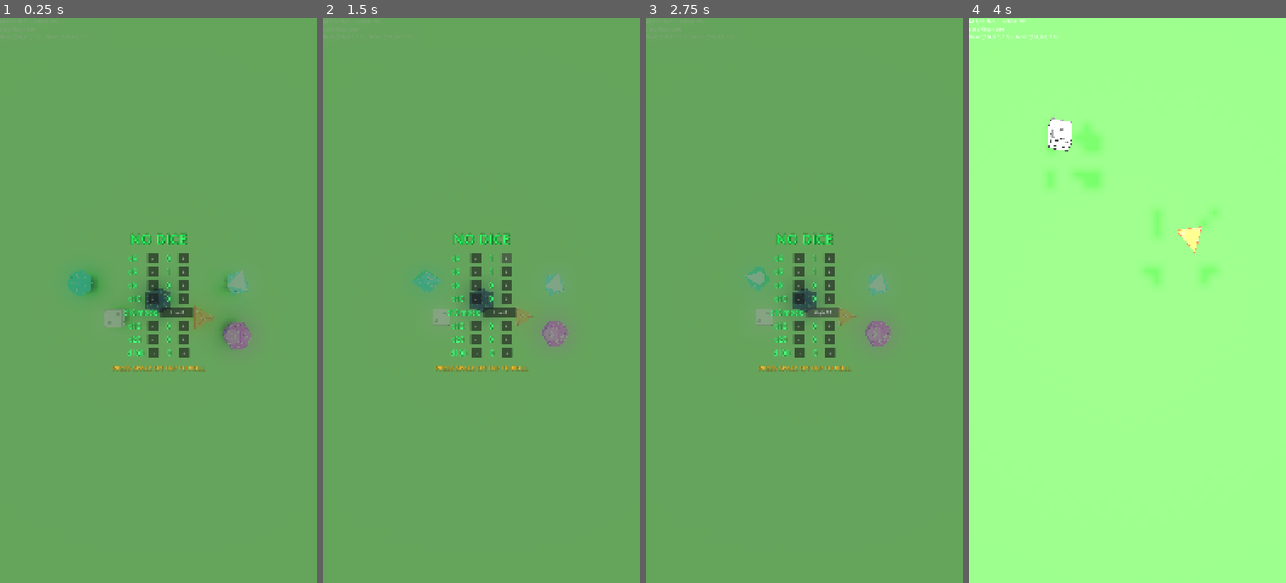
Above: before the commit, frames 1-4 (left to right).
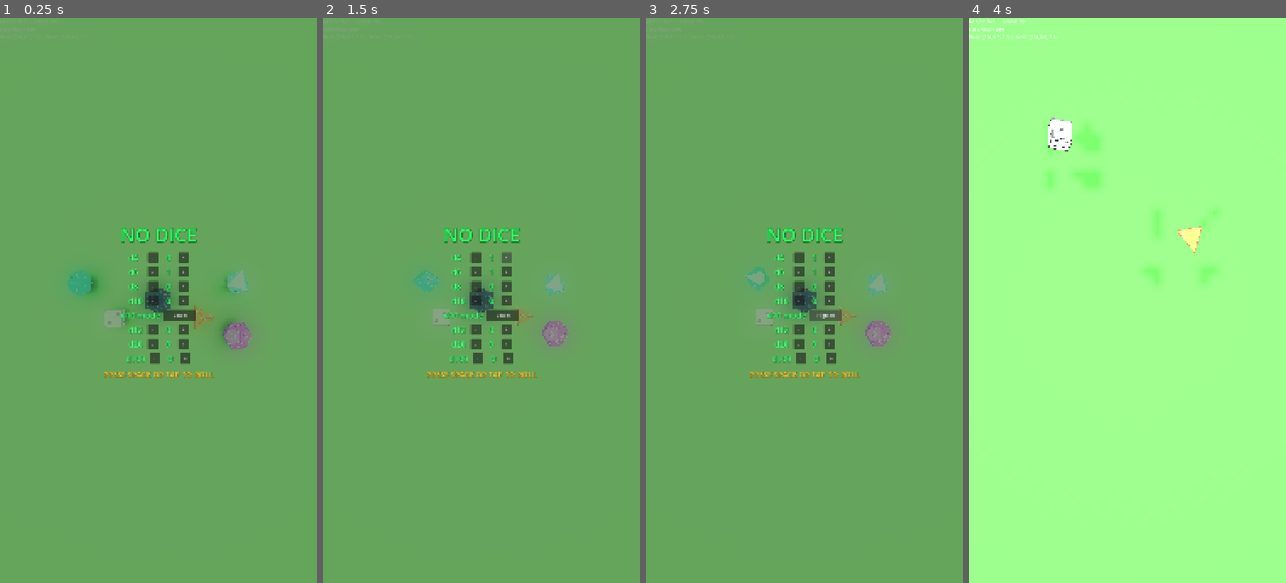
Above: after the commit, the same moments.

Repository: MatthieuLJ/no_dice
Game: Godot game, scene res://die.tscn
Same seed, same stepped clock (60 frames per second), same inputs: the game is played once before the commit and once after it.
Inputs (mouse positions are in pixels of both pictures, inside the frame that each line leads up to):
- Up to frame 1 (0.25 s): no input
- Up to frame 2 (1.5 s): click "-" at 0.5 s; click "+" at 1.25 s
- Up to frame 3 (2.75 s): click "Low 0" at 2 s
- Up to frame 4 (4 s): click "High 10" at 2.75 s; tap Space at 3.5, 3.77 s; move the mouse to (1197, 272) at 3.52 s; hold Right (ui_right) from 3.53 s (still down); tap Enter at 3.6 s; click (1197, 272) at 3.67 s

The runs differ from the first frame. In frame 1, 2.0% of the frame differs, in the area x 32-68%, y 37-64%; in frame 2, 2.1%; in frame 3, 2.1%; in frame 4, nothing differs.

Commit message:
Enlarge main menu and result screen UI and update histogram to transparent bg with gray bars

Diff:
--- a/histogram_drawer.gd
+++ b/histogram_drawer.gd
@@ -15,10 +15,9 @@
 	if rect_size.x <= 0 or rect_size.y <= 0:
 		return
 
-	# Draw background panel
+	# Draw background panel (transparent)
 	var bg_rect = Rect2(Vector2.ZERO, rect_size)
-	draw_rect(bg_rect, Color(0.02, 0.08, 0.04, 0.75), true)
-	draw_rect(bg_rect, Color(0.1, 0.4, 0.2, 0.6), false, 2.0)
+	draw_rect(bg_rect, Color(0.4, 0.4, 0.45, 0.25), false, 1.5)
 
 	if is_broken:
 		var font = get_theme_default_font()
@@ -60,7 +59,7 @@
 	for i in range(1, 4):
 		var ratio = float(i) / 4.0
 		var y_pos = padding_top + chart_h * (1.0 - ratio)
-		draw_line(Vector2(padding_left, y_pos), Vector2(rect_size.x - padding_right, y_pos), Color(0.2, 0.4, 0.3, 0.25), 1.0)
+		draw_line(Vector2(padding_left, y_pos), Vector2(rect_size.x - padding_right, y_pos), Color(0.6, 0.6, 0.65, 0.2), 1.0)
 
 	# Draw Bars
 	for i in range(num_bars):
@@ -88,9 +87,9 @@
 				var pct_str = "%.1f%%" % (prob * 100.0)
 				draw_string(font, Vector2(x_pos - 10, max(18.0, y_pos - 6.0)), pct_str, HORIZONTAL_ALIGNMENT_CENTER, int(bar_w + 20), 13, Color(1.0, 0.9, 0.3))
 		else:
-			# Dark forest cyan/emerald for non-rolled bars
-			draw_rect(bar_rect, Color(0.1, 0.55, 0.35, 0.75), true)
-			draw_rect(bar_rect, Color(0.2, 0.75, 0.45, 0.5), false, 1.0)
+			# Medium slate gray for non-rolled bars
+			draw_rect(bar_rect, Color(0.55, 0.55, 0.6, 0.7), true)
+			draw_rect(bar_rect, Color(0.75, 0.75, 0.8, 0.5), false, 1.0)
 
 		# X-axis label for min_sum, max_sum, target_sum, and step ticks
 		var show_label: bool = false
@@ -100,6 +99,6 @@
 			show_label = (s == min_sum or s == max_sum or s == target_sum or (s % 5 == 0))
 
 		if show_label and font:
-			var label_col = Color(1.0, 0.85, 0.2) if is_highlight else Color(0.6, 0.9, 0.7, 0.8)
+			var label_col = Color(1.0, 0.85, 0.2) if is_highlight else Color(0.8, 0.8, 0.85, 0.9)
 			var lbl_y = rect_size.y - padding_bottom + 18.0
 			draw_string(font, Vector2(x_pos - 8, lbl_y), str(s), HORIZONTAL_ALIGNMENT_CENTER, int(bar_w + 16), 12, label_col)
--- a/result_screen.tscn
+++ b/result_screen.tscn
@@ -18,13 +18,13 @@
 border_width_bottom = 0
 
 [sub_resource type="LabelSettings" id="LabelSettings_title"]
-font_size = 48
+font_size = 56
 font_color = Color(0.2, 1, 0.4, 1)
 shadow_size = 8
 shadow_color = Color(0, 0.4, 0.1, 0.8)
 
 [sub_resource type="LabelSettings" id="LabelSettings_stats"]
-font_size = 22
+font_size = 26
 font_color = Color(0.3, 1, 0.5, 1)
 shadow_size = 4
 shadow_color = Color(0, 0.4, 0.1, 0.8)
@@ -49,7 +49,7 @@
 grow_vertical = 2
 
 [node name="PanelContainer" type="PanelContainer" parent="CenterContainer"]
-custom_minimum_size = Vector2(500, 420)
+custom_minimum_size = Vector2(640, 520)
 layout_mode = 2
 theme_override_styles/panel = SubResource("StyleBoxFlat_glass")
 
@@ -71,7 +71,7 @@
 horizontal_alignment = 1
 
 [node name="HistogramContainer" type="MarginContainer" parent="CenterContainer/PanelContainer/VBox"]
-custom_minimum_size = Vector2(460, 230)
+custom_minimum_size = Vector2(580, 300)
 layout_mode = 2
 theme_override_constants/margin_left = 10
 theme_override_constants/margin_top = 5
@@ -88,11 +88,13 @@
 alignment = 1
 
 [node name="RollAgainButton" type="Button" parent="CenterContainer/PanelContainer/VBox/ButtonRow"]
-custom_minimum_size = Vector2(170, 46)
+custom_minimum_size = Vector2(210, 54)
 layout_mode = 2
+theme_override_font_sizes/font_size = 22
 text = "Roll Again"
 
 [node name="MainMenuButton" type="Button" parent="CenterContainer/PanelContainer/VBox/ButtonRow"]
-custom_minimum_size = Vector2(170, 46)
+custom_minimum_size = Vector2(210, 54)
 layout_mode = 2
+theme_override_font_sizes/font_size = 22
 text = "Main Menu"
--- a/start_menu.tscn
+++ b/start_menu.tscn
@@ -9,22 +9,22 @@
 shader_parameter/mix_color = Color(0.02, 0.05, 0.03, 0.5)
 
 [sub_resource type="LabelSettings" id="LabelSettings_title"]
-font_size = 48
-font_color = Color(0.2, 1.0, 0.4, 1)
+font_size = 64
+font_color = Color(0.2, 1, 0.4, 1)
 shadow_size = 8
-shadow_color = Color(0.0, 0.4, 0.1, 0.8)
+shadow_color = Color(0, 0.4, 0.1, 0.8)
 
 [sub_resource type="LabelSettings" id="LabelSettings_config"]
-font_size = 24
-font_color = Color(0.3, 1.0, 0.5, 1)
+font_size = 28
+font_color = Color(0.3, 1, 0.5, 1)
 shadow_size = 4
-shadow_color = Color(0.0, 0.4, 0.1, 0.8)
+shadow_color = Color(0, 0.4, 0.1, 0.8)
 
 [sub_resource type="LabelSettings" id="LabelSettings_blink"]
-font_size = 22
-font_color = Color(1.0, 0.8, 0.2, 1)
+font_size = 26
+font_color = Color(1, 0.8, 0.2, 1)
 shadow_size = 4
-shadow_color = Color(0.5, 0.3, 0.0, 0.8)
+shadow_color = Color(0.5, 0.3, 0, 0.8)
 
 [node name="StartMenu" type="CanvasLayer"]
 layer = 100
@@ -53,10 +53,10 @@
 anchor_top = 0.5
 anchor_right = 0.5
 anchor_bottom = 0.5
-offset_left = -250.0
-offset_top = -220.0
-offset_right = 250.0
-offset_bottom = 220.0
+offset_left = -300.0
+offset_top = -280.0
+offset_right = 300.0
+offset_bottom = 280.0
 grow_horizontal = 2
 grow_vertical = 2
 theme_override_constants/separation = 16
